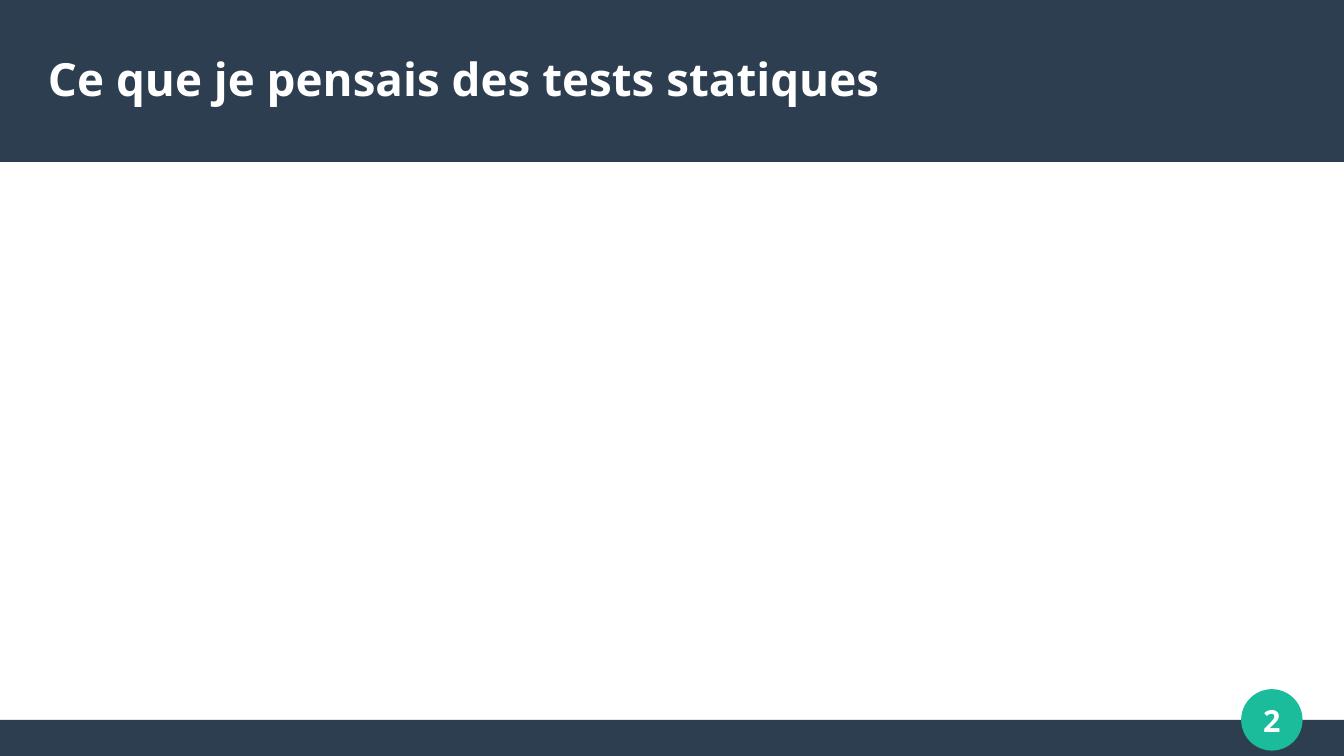
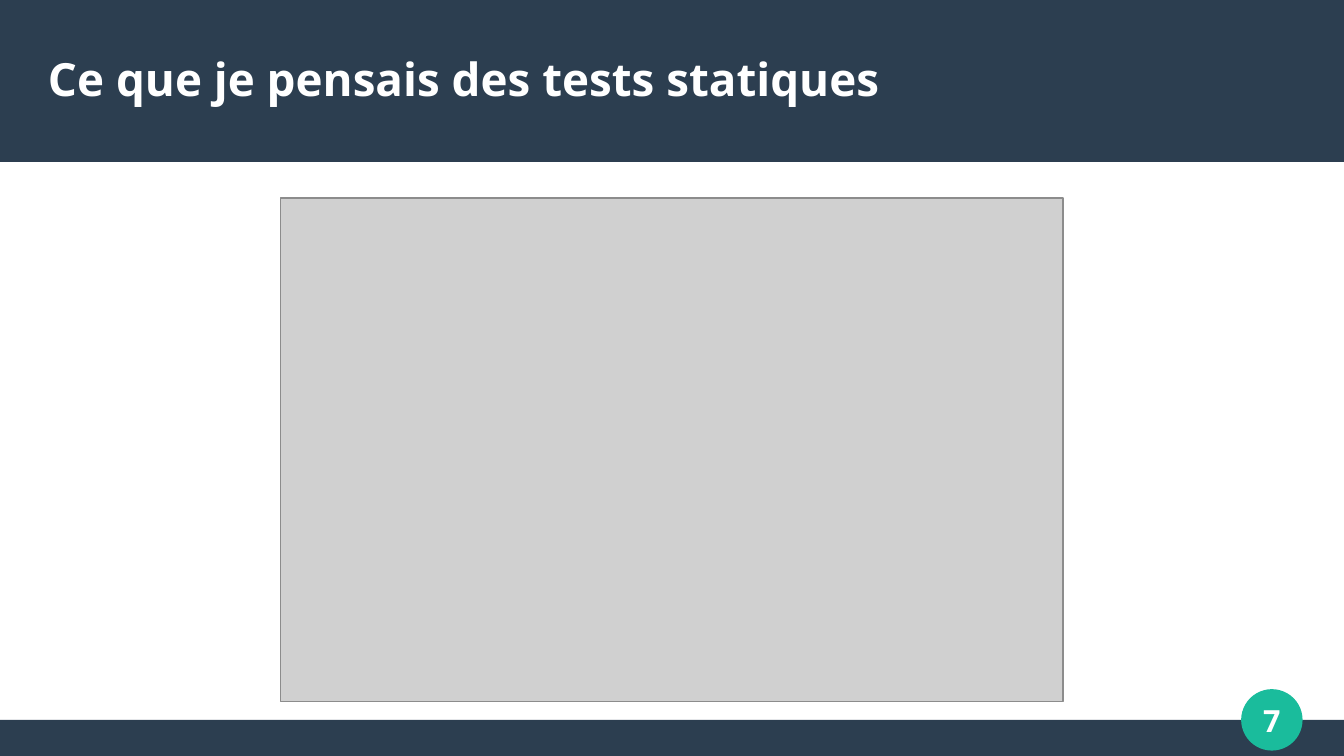
Before and after one commit to umontreal-diro/IFT3913, a slide deck: slide 7 of presentations/Semaine7/ClaudericDeRoy/presentation.odp (slide 2 before the commit). Drawn at 1344x756 pixels with LibreOffice and Linux fonts; fonts in the diff are those of the drawing; grey boxes stand for pictures. Boxes give left, top, right and bottom in pixels: in the first picture for what was removed or moved away, otherwise in the second. Text is boxed around its words. In the diff, an @@ line names an element or a change of style, - is before the commit and + after.

```diff
--- a/presentations/Semaine7/ClaudericDeRoy/presentation.odp
+++ b/presentations/Semaine7/ClaudericDeRoy/presentation.odp
@@ picture added at (x1=281, y1=198, x2=1063, y2=701) @@
@@ page number at (x1=1263, y1=710, x2=1280, y2=732): text changed @@
-2
+7
```
Also in this commit, not shown: 8 other slides changed, 7 slides added, 2 slides removed, 8 other files.
